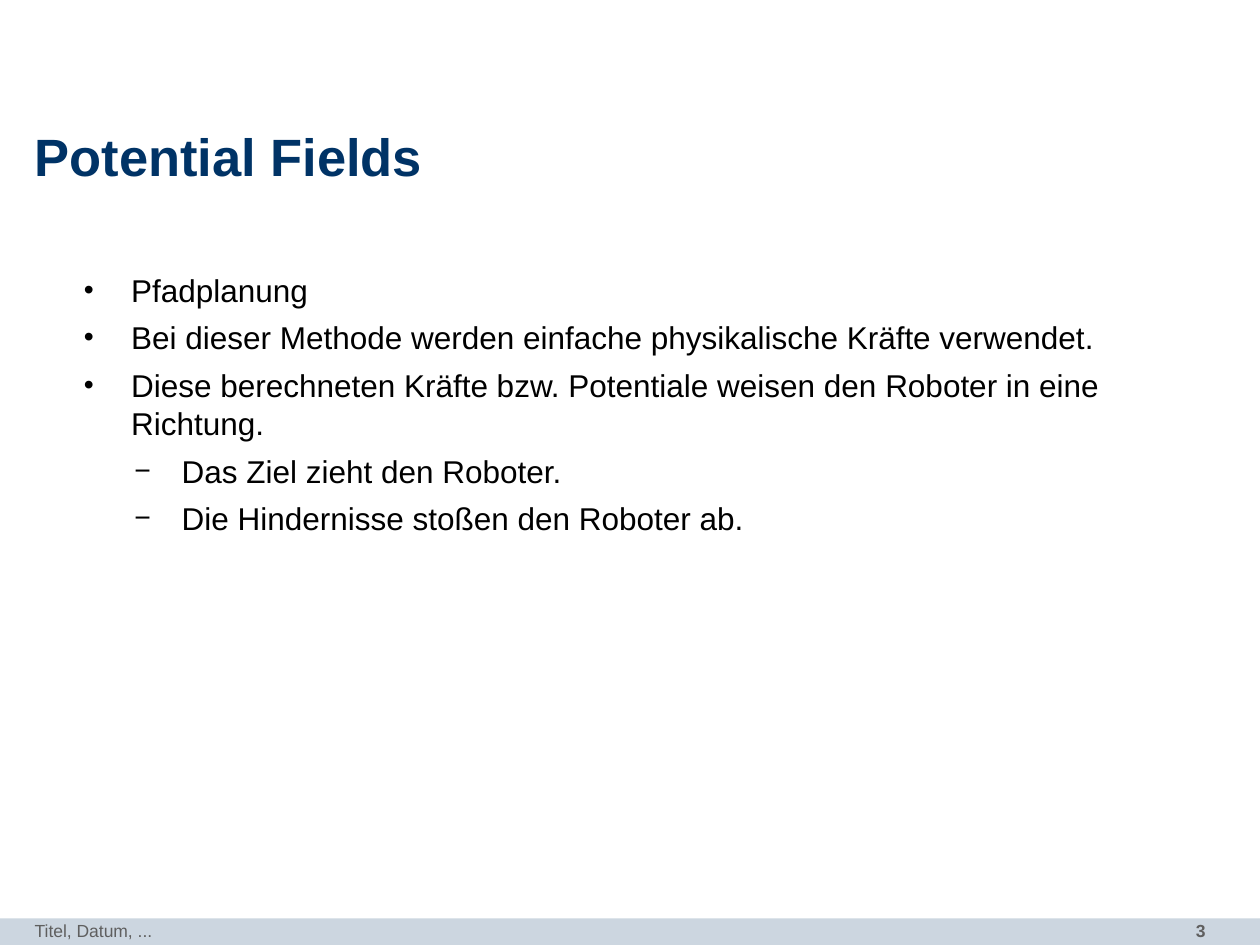
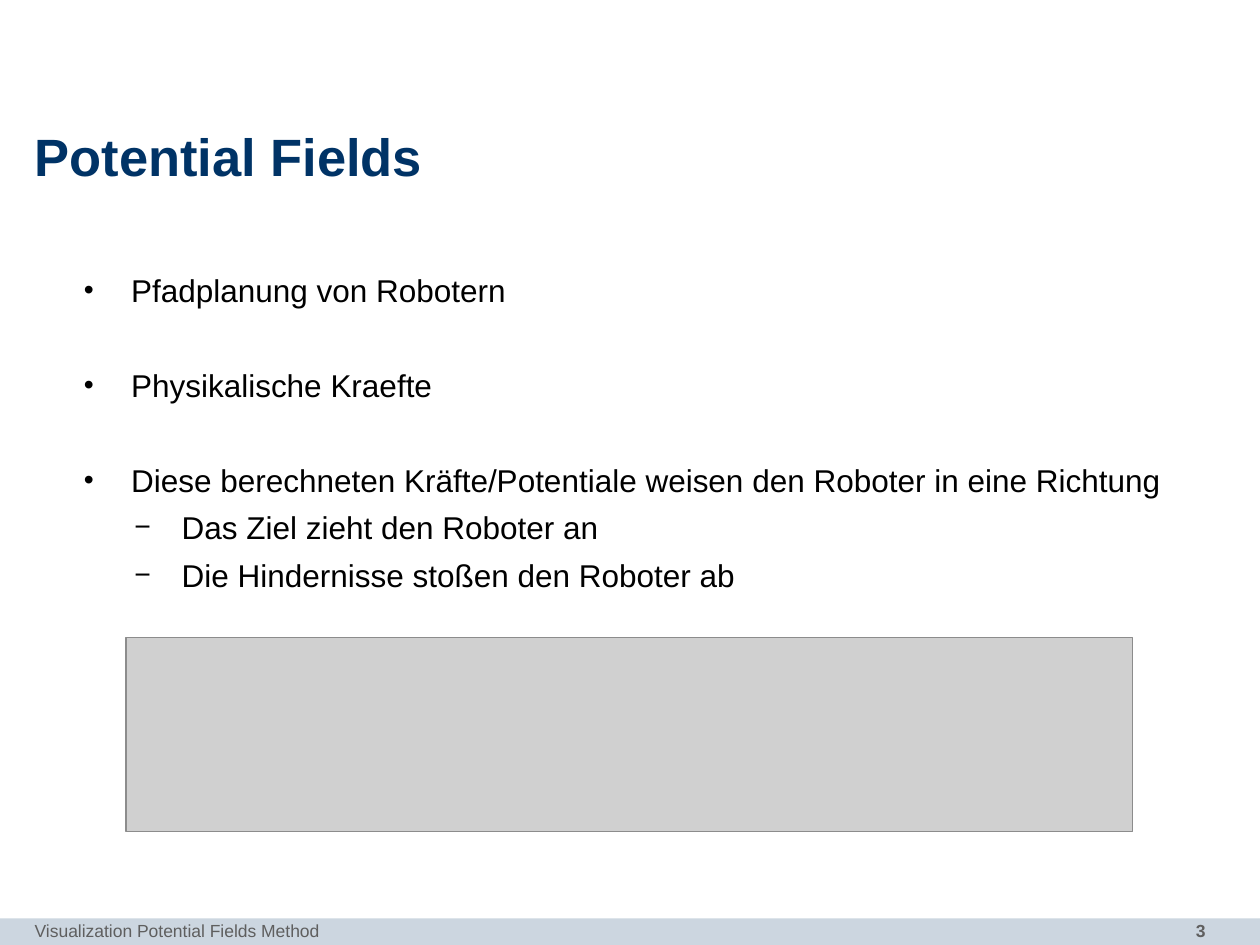
Before and after one commit to mthiop/mthiop.github.io, a slide deck: slide 3 of pres/PP_DataViz.odp. Drawn at 1260x945 pixels with LibreOffice and Linux fonts; fonts in the diff are those of the drawing; grey boxes stand for pictures; background and template pictures are left out. Boxes give left, top, right and bottom in pixels: in the first picture for what was removed or moved away, otherwise in the second. Text is boxed around its words. In the diff, an @@ line names an element or a change of style, - is before the commit and + after.

```diff
--- a/pres/PP_DataViz.odp
+++ b/pres/PP_DataViz.odp
@@ text at [131, 279, 1160, 588]: text changed @@
-  • Pfadplanung
-  • Bei dieser Methode werden einfache physikalische Kräfte verwendet.
-  • Diese berechneten Kräfte bzw. Potentiale weisen den Roboter in eine Richtung.
-    − Das Ziel zieht den Roboter.
-    − Die Hindernisse stoßen den Roboter ab.
+  • Pfadplanung von Robotern
+  • Physikalische Kraefte
+  • Diese berechneten Kräfte/Potentiale weisen den Roboter in eine Richtung
+    − Das Ziel zieht den Roboter an
+    − Die Hindernisse stoßen den Roboter ab
@@ picture added at [126, 638, 1133, 832] @@
@@ text at [35, 924, 319, 937]: text changed @@
-Titel, Datum, ...
+Visualization Potential Fields Method
```
Also in this commit, not shown: 6 other slides changed.
